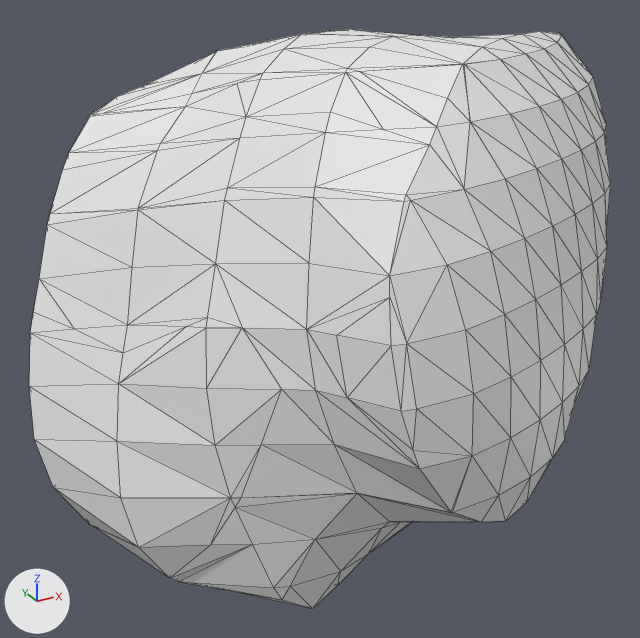
The OBJ model src/wormguides/model/obj_files/ABprppapapa_t330.obj, before and after one commit.
One viewpoint serves both versions: a 50 mm camera at (156.5, -112.9, 280.8) aimed at (171.5, -85.8, 267.2). Arrows for +X, +Y and +Z are at lower left; the lights stay in place. Mesh edges are drawn as thin lines. Where no turn or scale is listed for an object, it has been applied to the vertices.

Objects in the first picture: 'ABprppapapa_t330'.
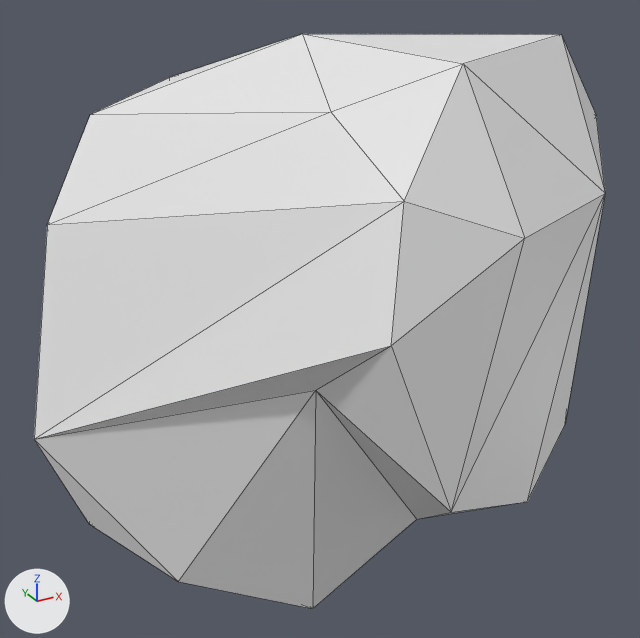
Location of each change, (x1, y1, x2, y2) in pixels of the pictures (640 x 638 px):
'ABprppapapa_t330', reshaped
    before: (29, 29, 611, 609)
    after: (34, 34, 605, 609)
part 1 of me_abprppapapa_t330, deleted
    before: (29, 29, 611, 609)

Patch to the scene script:
```diff
--- a/src/wormguides/model/obj_files/ABprppapapa_t330.obj.py
+++ b/src/wormguides/model/obj_files/ABprppapapa_t330.obj.py
@@ me_abprppapapa_t330 @@
 # used by ob_abprppapapa_t330; location = (0.0, 0.0, 0.0)
-me_abprppapapa_t330.from_pydata(...)  # 392 vertices, 780 faces; spans x 161.0..182.0, y -95.8..-75.7, z 256.9..277.5
+me_abprppapapa_t330.from_pydata(...)  # 31 vertices, 58 faces; spans x 161.0..182.0, y -95.4..-76.1, z 257.1..277.3
+# me_abprppapapa_t330 part 1: 361 vertices removed from x 161.2..182.0, y -95.8..-75.7, z 256.9..277.5
```
